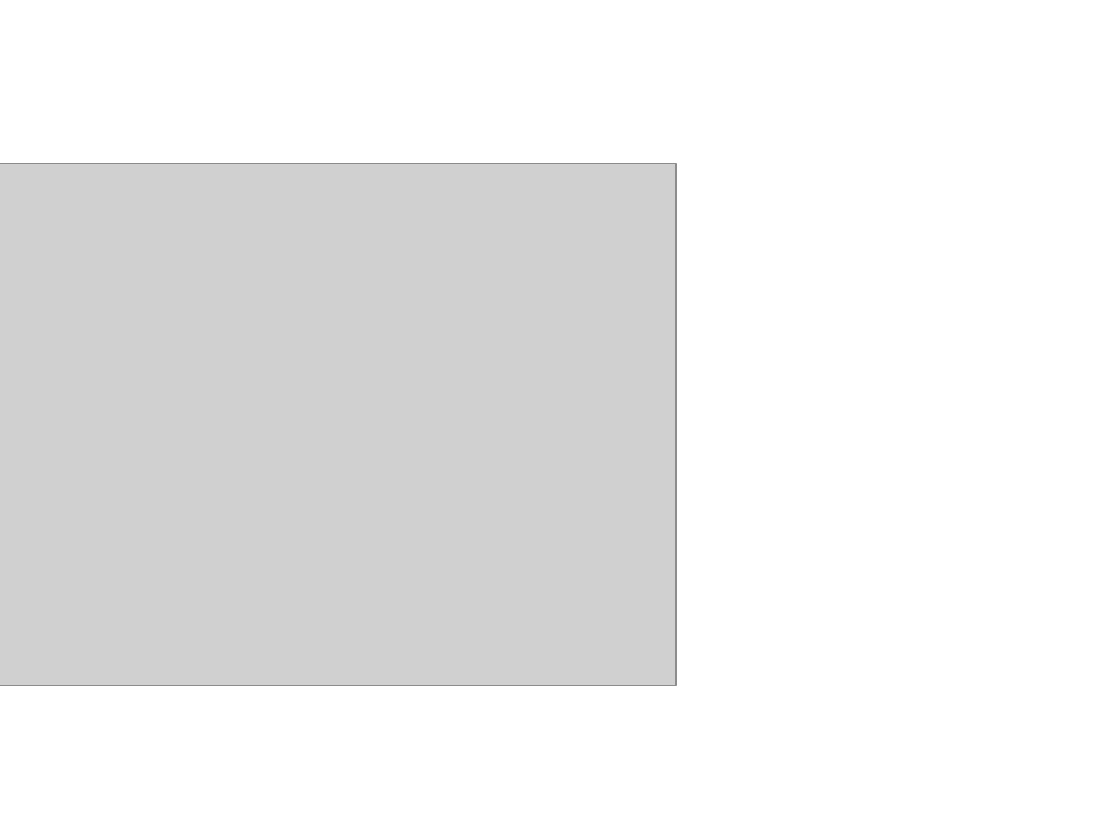
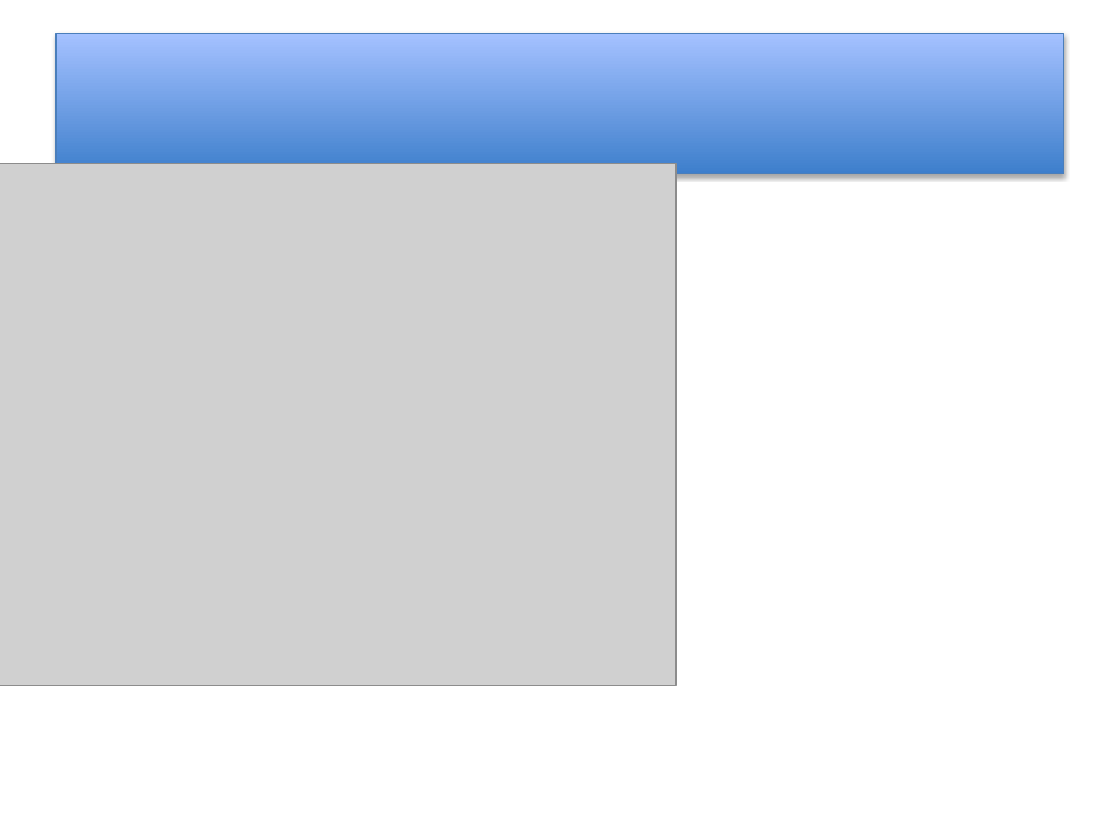
Before and after one commit to dmcnm/Grok_Mat2Ppt, a slide deck: slide 2 of examples/recreations/20_Dropbox_Recreation__ExampleItinerary/out_mat2ppt.pptx. Drawn at 1120x840 pixels with LibreOffice and Linux fonts; fonts in the diff are those of the drawing; grey boxes stand for pictures. Boxes give left, top, right and bottom in pixels: in the first picture for what was removed or moved away, otherwise in the second. Text is boxed around its words. In the diff, an @@ line names an element or a change of style, - is before the commit and + after.

```diff
--- a/examples/recreations/20_Dropbox_Recreation__ExampleItinerary/out_mat2ppt.pptx
+++ b/examples/recreations/20_Dropbox_Recreation__ExampleItinerary/out_mat2ppt.pptx
@@ rectangle added at bbox=[56, 34, 1064, 174], fill gradient #3F80CE to #A4C4FF, outline #4B7EBC 0.75 pt @@
```
Also in this commit, not shown: 1 other slide changed, 23 other files.
